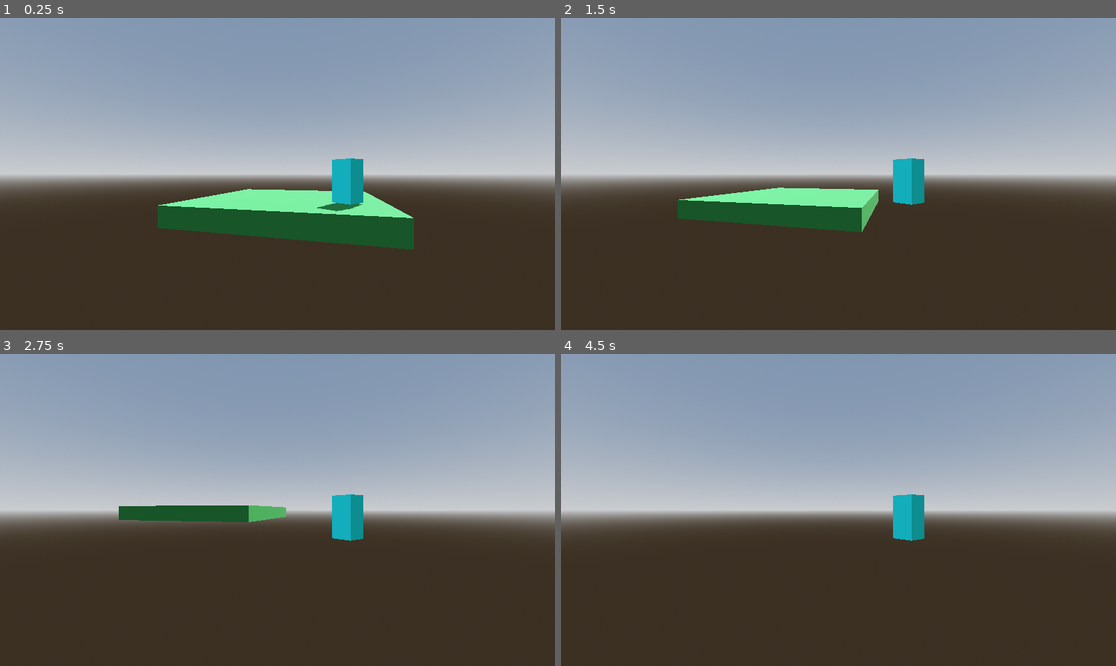
Above: before the commit, frames 1-4 (two rows, left to right).
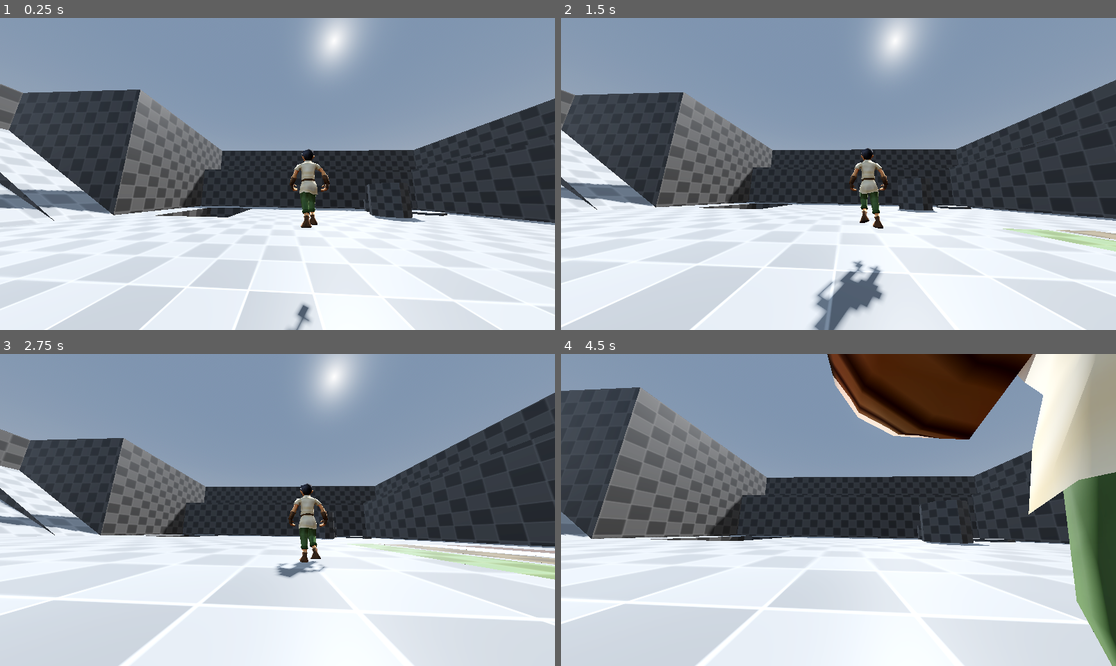
Above: after the commit, the same moments.

Repository: kainioluwa/newthesis
Game: Godot game, scene res://scene/start_page.tscn
Two runs of this game, one before a commit and one after it. Both use one fixed random seed, a clock stepped at 60 frames per second and the inputs below.
Inputs:
- Up to frame 1 (0.25 s): no input
- Up to frame 2 (1.5 s): tap Enter (ui_accept) at 0.5, 0.77 s; hold Right (ui_right) 0.53-1.28 s; hold Down (ui_down) from 1.28 s (still down)
- Up to frame 3 (2.75 s): tap Enter (ui_accept) at 1.52 s; release Down (ui_down) at 2.03 s; hold Right (ui_right) from 2.03 s (still down)
- Up to frame 4 (4.5 s): release Right (ui_right) at 2.78 s; hold Up (ui_up) 2.78-3.53 s; tap Enter (ui_accept) at 3.02, 3.77 s; hold Left (ui_left) from 3.53 s (still down)

The runs differ from the first frame. In frame 1, 68% of the frame differs, in the area x 0-100%, y 0-100%; in frame 2, 69%; in frame 3, 69%; in frame 4, 81%.

Commit message:
added assets

Diff:
--- /dev/null
+++ b/scene/player.tscn
@@ -0,0 +1,65 @@
+[gd_scene load_steps=5 format=3 uid="uid://cmqus20pob1vy"]
+
+[ext_resource type="Script" uid="uid://cfwlqcuc4nj0q" path="res://scripts/player1.gd" id="1_xo3ru"]
+[ext_resource type="Script" uid="uid://0j3hksk25rc" path="res://scripts/camera_rig.gd" id="2_fvtld"]
+[ext_resource type="PackedScene" uid="uid://dd4te4cshqc2" path="res://meshes/hero_male.glb" id="2_hjaqi"]
+
+[sub_resource type="CapsuleShape3D" id="CapsuleShape3D_ymgvx"]
+
+[node name="Player" type="CharacterBody3D"]
+script = ExtResource("1_xo3ru")
+
+[node name="CollisionShape3D" type="CollisionShape3D" parent="."]
+transform = Transform3D(0.980126, 0, 0.198376, 0, 1, 0, -0.198376, 0, 0.980126, 0.00197792, 1.50605, 0.249206)
+shape = SubResource("CapsuleShape3D_ymgvx")
+debug_color = Color(0.120484, 0.578418, 0.787201, 0.42)
+
+[node name="SpringArm3D" type="SpringArm3D" parent="."]
+transform = Transform3D(0.998468, 0.0335564, -0.0439956, -0.0344225, 0.999225, -0.0190792, 0.0433213, 0.0205644, 0.998849, -0.465294, 1.23912, 0.00299144)
+spring_length = 3.5
+script = ExtResource("2_fvtld")
+
+[node name="Camera3D" type="Camera3D" parent="SpringArm3D"]
+transform = Transform3D(0.994589, -0.0319304, 0.0988608, 0.0464965, 0.987783, -0.148741, -0.0929036, 0.152533, 0.983922, -3.156, 0.277, 3.5)
+fov = 98.9918
+
+[node name="mesh" parent="." instance=ExtResource("2_hjaqi")]
+transform = Transform3D(-0.999867, 0, -0.016318, 0, 1, 0, 0.016318, 0, -0.999867, 0, 0.478363, 0)
+
+[node name="Skeleton3D" parent="mesh/HeroRig_export" index="0"]
+bones/0/position = Vector3(0.00332615, 1.13667, 0.0351845)
+bones/0/rotation = Quaternion(0.999462, 2.86706e-09, 1.08444e-14, -0.0327953)
+bones/1/rotation = Quaternion(0.757629, 0.00361392, -0.00274927, 0.65267)
+bones/2/rotation = Quaternion(-0.804927, 0.0229232, -0.0285022, 0.592246)
+bones/3/rotation = Quaternion(0.178039, -0.00413044, 0.0149119, 0.983902)
+bones/4/rotation = Quaternion(-0.135017, -0.0370497, -0.0104043, 0.990096)
+bones/5/rotation = Quaternion(-0.836441, -0.00904293, 0.0423978, 0.54634)
+bones/6/rotation = Quaternion(0.446008, 0.00375406, -0.0373562, 0.894241)
+bones/7/rotation = Quaternion(-0.222541, 0.0150432, -0.000596655, 0.974807)
+bones/8/rotation = Quaternion(0.999551, 0.00199231, 0.0107373, -0.0279097)
+bones/9/rotation = Quaternion(0.0105618, 0.0127713, -0.00283457, 0.999859)
+bones/10/rotation = Quaternion(-0.764379, -0.0314, -0.0292076, 0.64334)
+bones/11/rotation = Quaternion(0.976737, 0.183159, -0.00715077, -0.111297)
+bones/12/rotation = Quaternion(-0.299229, 0.00678073, -0.0239518, 0.953857)
+bones/13/rotation = Quaternion(0.0020645, -0.218281, 0.182828, 0.958605)
+bones/14/rotation = Quaternion(-0.434575, 0.895009, -0.0717361, 0.0704039)
+bones/15/rotation = Quaternion(-0.172143, 0.721074, 0.191825, 0.643135)
+bones/16/rotation = Quaternion(-0.217669, -0.000106949, 0.000375304, 0.976022)
+bones/17/rotation = Quaternion(-0.18079, -1.13948e-06, -2.39971e-07, 0.983522)
+bones/18/rotation = Quaternion(-3.12697e-07, -0.143691, -2.06011e-06, 0.989623)
+bones/19/rotation = Quaternion(0.720689, -0.692637, -0.0135034, -0.0260835)
+bones/20/rotation = Quaternion(0.971517, -0.188251, -0.0531786, -0.13375)
+bones/21/rotation = Quaternion(-0.331068, -0.00670564, 0.0265008, 0.943211)
+bones/22/rotation = Quaternion(-0.0597498, 0.340704, -0.159012, 0.924698)
+bones/24/rotation = Quaternion(0.434575, 0.895009, -0.071736, -0.0704038)
+bones/25/rotation = Quaternion(-0.172143, -0.721073, -0.191825, 0.643135)
+bones/26/rotation = Quaternion(-0.21767, 0.000106778, -0.000375399, 0.976022)
+bones/27/rotation = Quaternion(-0.18079, 1.1035e-06, 2.25696e-07, 0.983522)
+bones/28/rotation = Quaternion(-6.30134e-07, 0.253763, 2.12984e-06, 0.967267)
+bones/29/rotation = Quaternion(0.999885, -0.00167691, -0.00632733, -0.0136884)
+bones/29/scale = Vector3(1, 1, 1)
+
+[node name="AnimationPlayer" parent="mesh" index="1"]
+autoplay = "freehand_walk"
+
+[editable path="mesh"]
--- a/scene/start_page.tscn
+++ b/scene/start_page.tscn
@@ -1,6 +1,7 @@
-[gd_scene load_steps=8 format=3 uid="uid://wpg610nw4xgt"]
+[gd_scene load_steps=6 format=3 uid="uid://wpg610nw4xgt"]
 
-[ext_resource type="Script" uid="uid://cfwlqcuc4nj0q" path="res://scripts/player1.gd" id="1_v2ven"]
+[ext_resource type="PackedScene" uid="uid://cmqus20pob1vy" path="res://scene/player.tscn" id="1_ymgvx"]
+[ext_resource type="PackedScene" uid="uid://ch8u7fv0juqlc" path="res://meshes/test_level.glb" id="2_ymgvx"]
 
 [sub_resource type="ProceduralSkyMaterial" id="ProceduralSkyMaterial_b0ml5"]
 sky_horizon_color = Color(0.662243, 0.671743, 0.686743, 1)
@@ -15,14 +16,6 @@
 tonemap_mode = 2
 glow_enabled = true
 
-[sub_resource type="StandardMaterial3D" id="StandardMaterial3D_v2ven"]
-albedo_color = Color(0.223131, 0.567647, 0.279491, 1)
-
-[sub_resource type="CapsuleShape3D" id="CapsuleShape3D_ymgvx"]
-
-[sub_resource type="StandardMaterial3D" id="StandardMaterial3D_vmxbn"]
-albedo_color = Color(0.160784, 1, 1, 1)
-
 [node name="Node3D" type="Node3D"]
 
 [node name="WorldEnvironment" type="WorldEnvironment" parent="."]
@@ -32,23 +25,7 @@
 transform = Transform3D(-0.866025, -0.433013, 0.25, -0.0789153, 0.612106, 0.786828, -0.493733, 0.661684, -0.564271, 0, 0, 0)
 shadow_enabled = true
 
-[node name="CSGBox3D" type="CSGBox3D" parent="."]
-use_collision = true
-size = Vector3(10, 1, 10)
-material = SubResource("StandardMaterial3D_v2ven")
+[node name="Player" parent="." instance=ExtResource("1_ymgvx")]
+transform = Transform3D(1, 0, 0, 0, 1, 0, 0, 0, 1, 0, 1.1944, 0)
 
-[node name="CharacterBody3D" type="CharacterBody3D" parent="."]
-script = ExtResource("1_v2ven")
-
-[node name="CollisionShape3D" type="CollisionShape3D" parent="CharacterBody3D"]
-transform = Transform3D(1, 0, 0, 0, 1, 0, 0, 0, 1, 0.00197792, 1.50605, 0.249206)
-shape = SubResource("CapsuleShape3D_ymgvx")
-debug_color = Color(0.120484, 0.578418, 0.787201, 0.42)
-
-[node name="CSGBox3D" type="CSGBox3D" parent="CharacterBody3D"]
-transform = Transform3D(0.793884, 0, -0.608069, 0, 1, 0, 0.608069, 0, 0.793884, 3.17369, 1.57775, 2.34002)
-size = Vector3(1, 2, 1)
-material = SubResource("StandardMaterial3D_vmxbn")
-
-[node name="Camera3D" type="Camera3D" parent="CharacterBody3D"]
-transform = Transform3D(0.96584, 0, 0.259139, 0, 1, 0, -0.259139, 0, 0.96584, 2.48556, 1.90363, 12.336)
+[node name="test_level" parent="." instance=ExtResource("2_ymgvx")]
--- /dev/null
+++ b/scripts/camera_rig.gd
@@ -0,0 +1,12 @@
+extends SpringArm3D
+
+@onready var camera: Camera3D = $Camera3D
+
+# Called when the node enters the scene tree for the first time.
+func _ready() -> void:
+	spring_length = camera.position.z
+
+
+# Called every frame. 'delta' is the elapsed time since the previous frame.
+func _process(delta: float) -> void:
+	pass
--- a/scripts/player1.gd
+++ b/scripts/player1.gd
@@ -1,15 +1,20 @@
 extends CharacterBody3D
 
 
-const SPEED = 5.0
+@export var speed = 5.0
 const JUMP_VELOCITY = 4.5
 
+func get_boosted_speed():
+	return
+
+func _ready():
+	print(speed)
 
 func _physics_process(delta: float) -> void:
 	# Add the gravity.
 	if not is_on_floor():
 		velocity += get_gravity() * delta
-
+#
 	# Handle jump.
 	if Input.is_action_just_pressed("ui_accept") and is_on_floor():
 		velocity.y = JUMP_VELOCITY
@@ -19,10 +24,10 @@
 	var input_dir := Input.get_vector("ui_left", "ui_right", "ui_up", "ui_down")
 	var direction := (transform.basis * Vector3(input_dir.x, 0, input_dir.y)).normalized()
 	if direction:
-		velocity.x = direction.x * SPEED
-		velocity.z = direction.z * SPEED
+		velocity.x = direction.x * speed
+		velocity.z = direction.z * speed
 	else:
-		velocity.x = move_toward(velocity.x, 0, SPEED)
-		velocity.z = move_toward(velocity.z, 0, SPEED)
-
+		velocity.x = move_toward(velocity.x, 0, speed)
+		velocity.z = move_toward(velocity.z, 0, speed)
+#
 	move_and_slide()
Binary file added: meshes/hero_male.glb
Not shown, added: meshes/hero_male.glb.import
Binary file added: meshes/hero_male_eyes.png
Not shown, added: meshes/hero_male_eyes.png.import
Binary file added: meshes/hero_male_hero2.png
Not shown, added: meshes/hero_male_hero2.png.import
Binary file added: meshes/hero_male_mouths.png
Not shown, added: meshes/hero_male_mouths.png.import
Binary file added: meshes/test_level.glb
Not shown, added: meshes/test_level.glb.import
Binary file added: meshes/test_level_dirt.png
Not shown, added: meshes/test_level_dirt.png.import
(and 12 more such lines)
